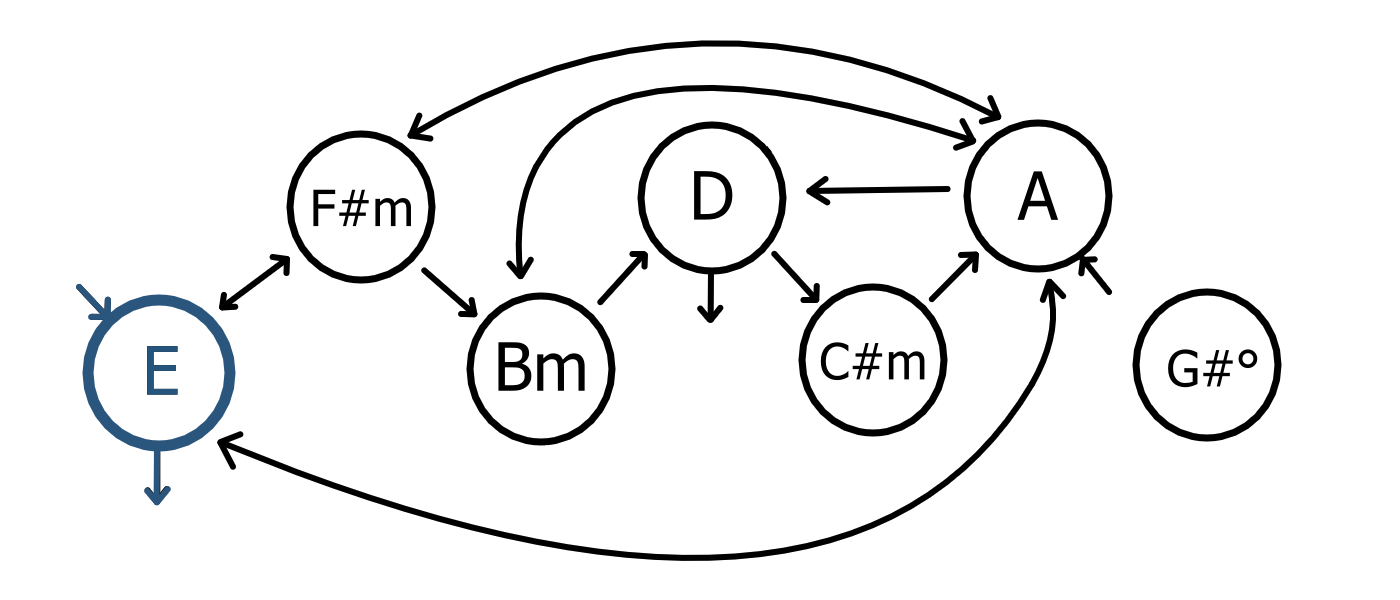
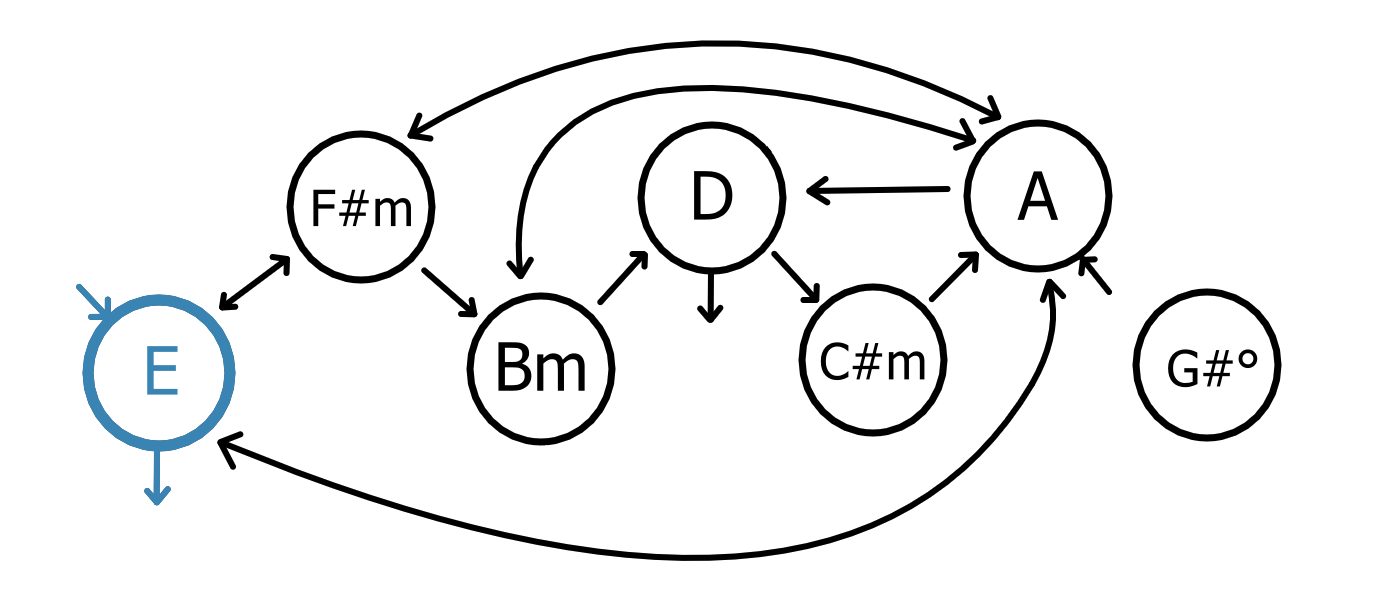
Before/after of a (1400, 600) layered artwork. What changed in the layer stack:
painted on "Paint Layer 5" over (76, 284, 236, 506)
painted on "Paint Layer 2" (7th of 7, in "1" › "Selected") over (76, 284, 236, 506)
hid group "Unselected" (7th of 7, in "1") (3 layers) over (76, 284, 236, 506)
painted on "Paint Layer 4" over (76, 284, 192, 506)
painted on "Ring" (7th of 7, in "1" › "Unselected") over (76, 284, 236, 504)
painted on "Paint Layer 3" over (192, 302, 236, 444)
